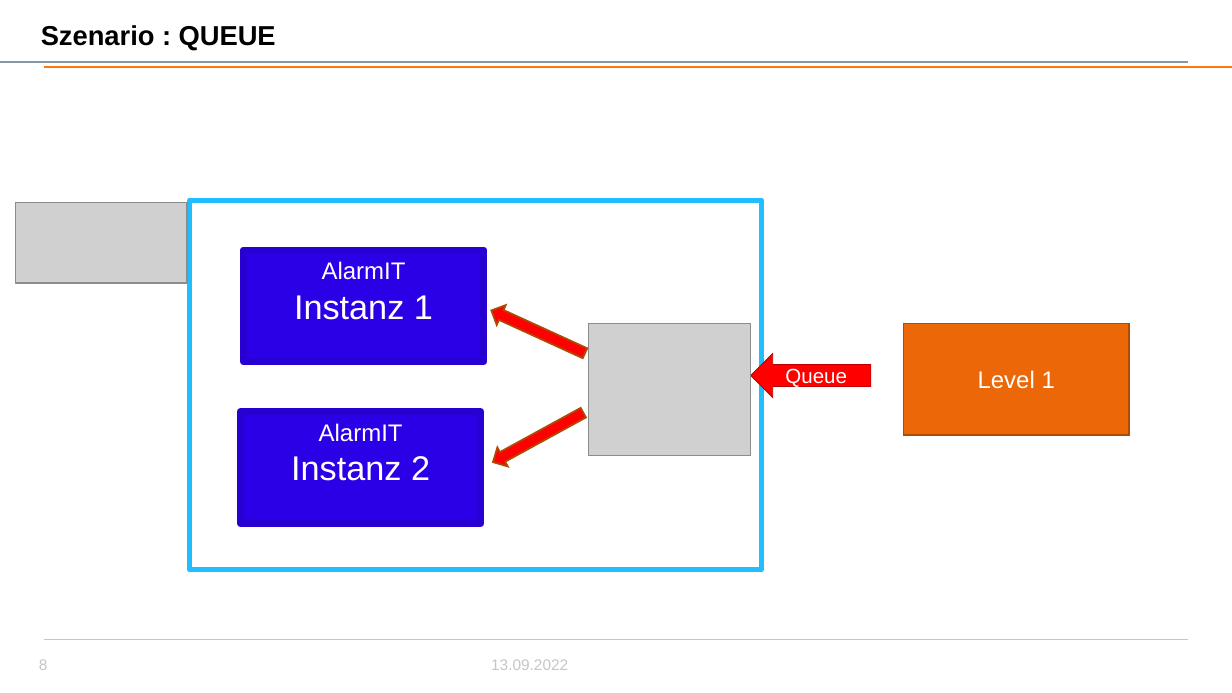
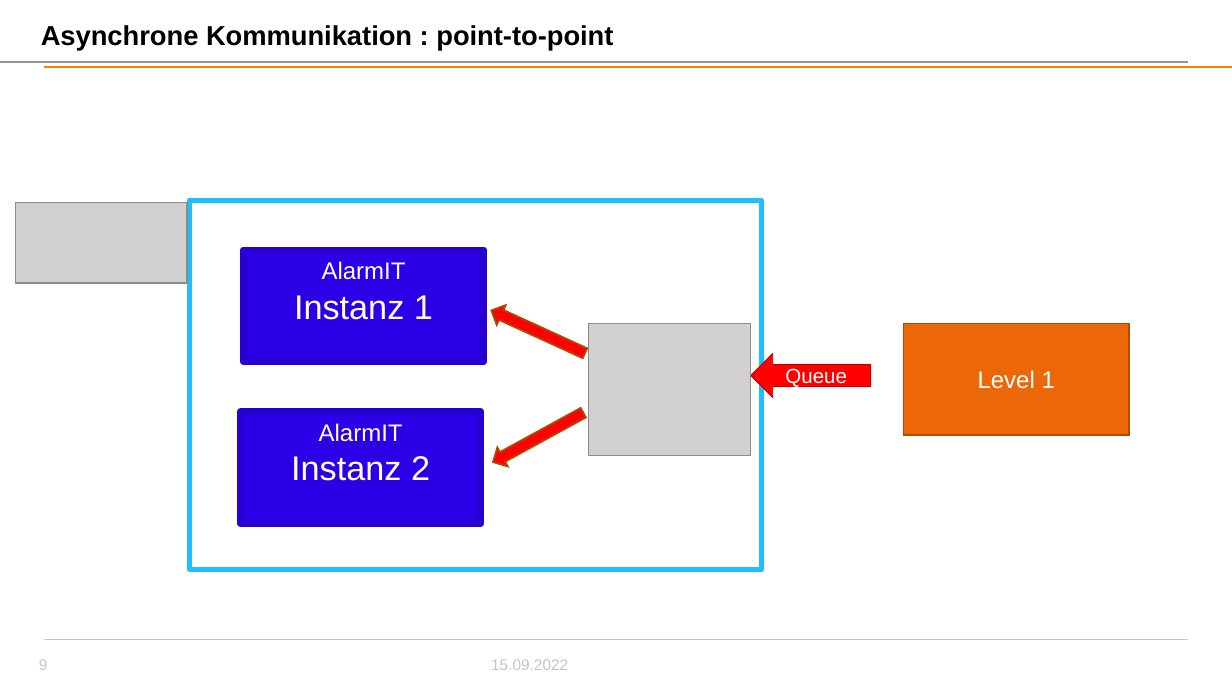
Before and after one commit to JeremiePlanta/testtest, a slide deck: slide 9 of KommunikationVerteilteSysteme.pptx (slide 8 before the commit). Drawn at 1232x693 pixels with LibreOffice and Linux fonts; fonts in the diff are those of the drawing; grey boxes stand for pictures; background and template pictures are left out. Boxes give left, top, right and bottom in pixels: in the first picture for what was removed or moved away, otherwise in the second. Text is boxed around its words. In the diff, an @@ line names an element or a change of style, - is before the commit and + after.

```diff
--- a/KommunikationVerteilteSysteme.pptx
+++ b/KommunikationVerteilteSysteme.pptx
@@ title at (41, 25, 613, 51): text changed @@
-Szenario : QUEUE
+Asynchrone Kommunikation : point-to-point
@@ text at (491, 659, 568, 670): text changed @@
-13.09.2022
+15.09.2022
```
Also in this commit, not shown: 10 other slides changed, 2 slides added, 1 slide removed.
